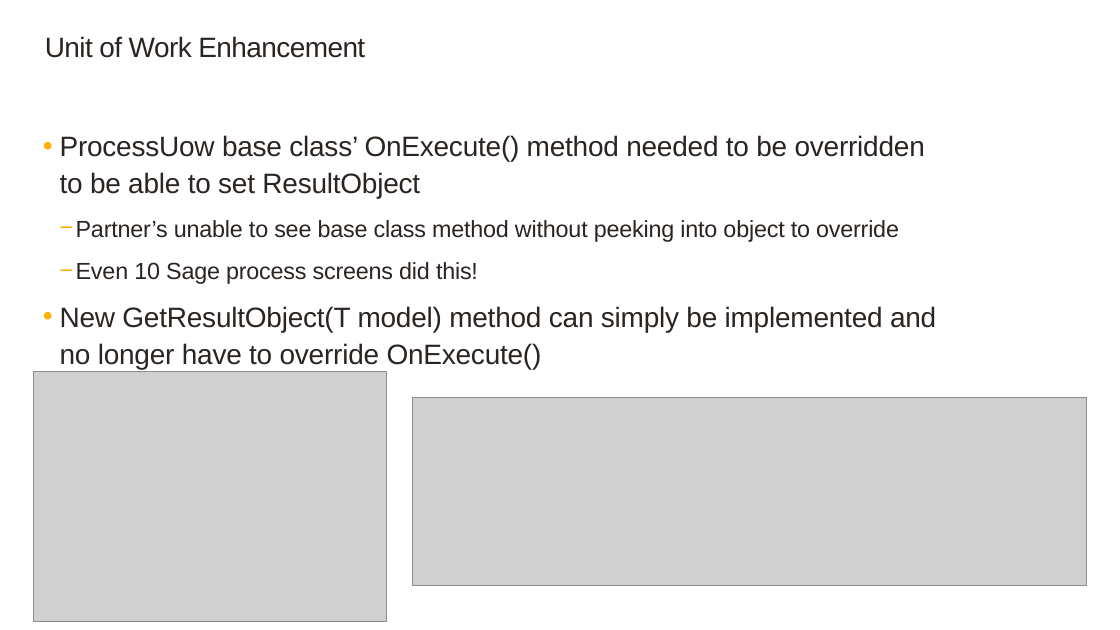
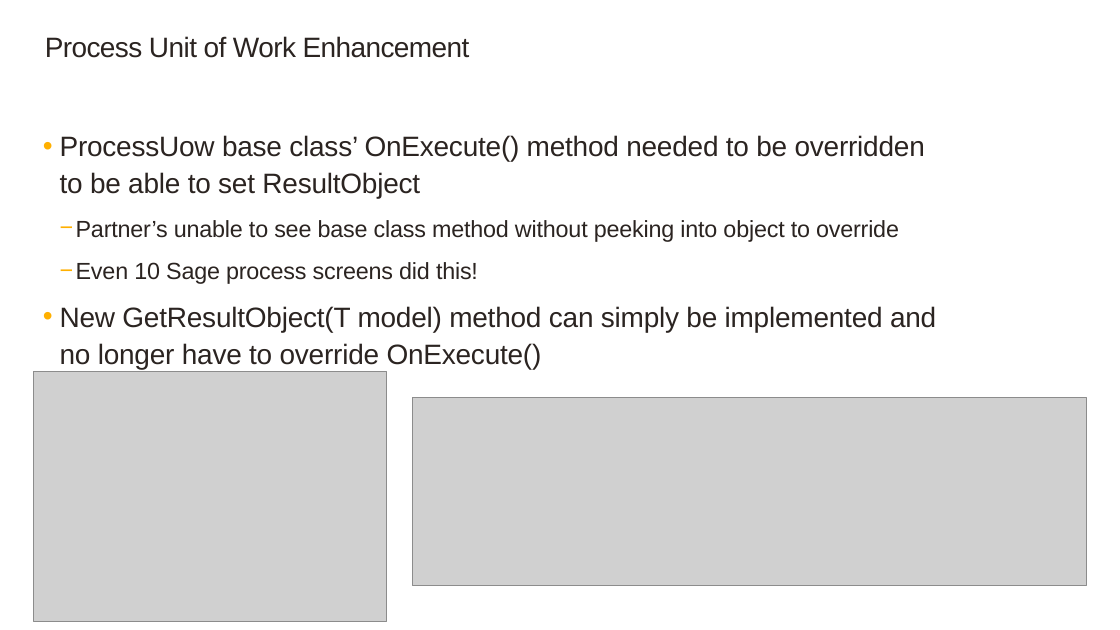
Before and after one commit to SageNADev/Sage300-SDK, a slide deck: slide 12 of docs/presentations/Sage300SDK_2019WebSDKOverview.pptx (slide 13 before the commit). Drawn at 1120x630 pixels with LibreOffice and Linux fonts; fonts in the diff are those of the drawing; grey boxes stand for pictures; background and template pictures are left out. Boxes give left, top, right and bottom in pixels: in the first picture for what was removed or moved away, otherwise in the second. Text is boxed around its words. In the diff, an @@ line names an element or a change of style, - is before the commit and + after.

```diff
--- a/docs/presentations/Sage300SDK_2019WebSDKOverview.pptx
+++ b/docs/presentations/Sage300SDK_2019WebSDKOverview.pptx
@@ title at [45, 36, 470, 58]: text changed @@
-Unit of Work Enhancement
+Process Unit of Work Enhancement
```
Also in this commit, not shown: 5 other slides changed, 1 slide removed.
